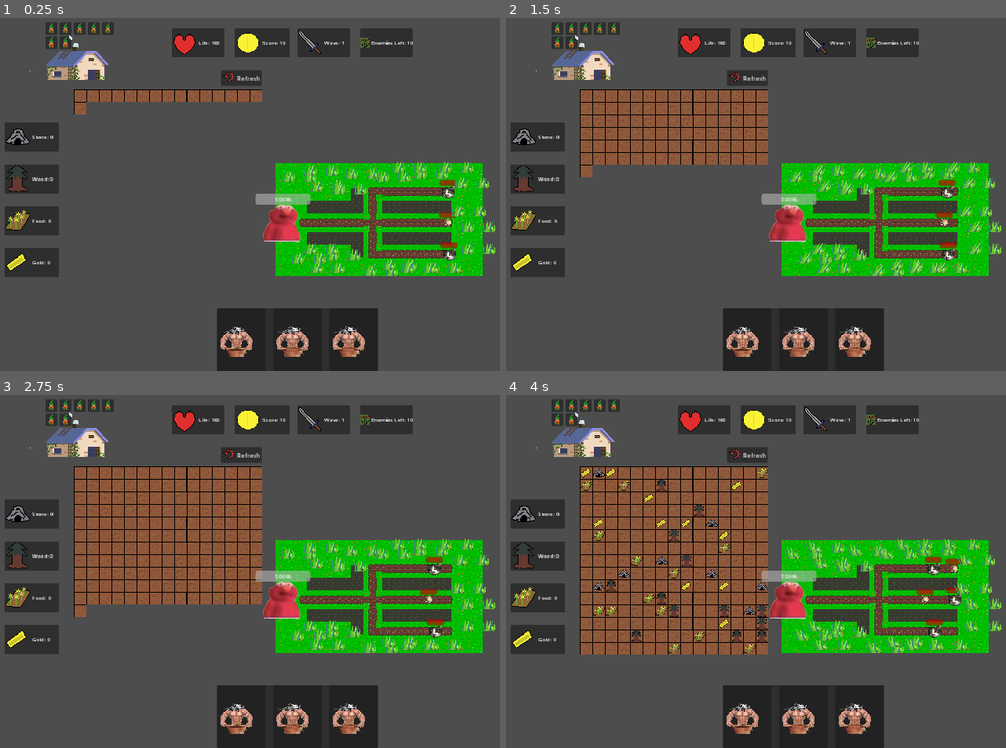
Above: before the commit, frames 1-4 (two rows, left to right).
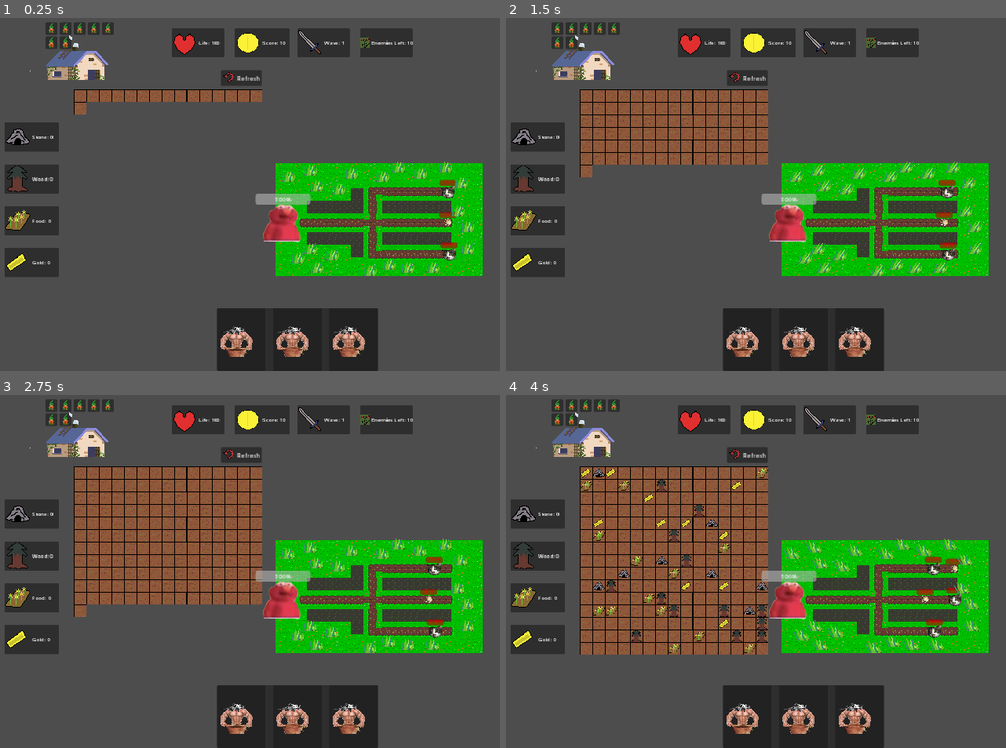
Above: after the commit, the same moments.

Repository: ConstantinBalan/2D_TowerDefense
Game: Godot game, scene res://Scenes/Levels/PlayableLevels/level1.tscn
Two runs of this game, one before a commit and one after it. Both use one fixed random seed, a clock stepped at 60 frames per second and the inputs below. This scene is started directly instead of the project's main scene.
Inputs (mouse positions are in pixels of both pictures, inside the frame that each line leads up to):
- Up to frame 1 (0.25 s): no input
- Up to frame 2 (1.5 s): tap Enter (ui_accept) at 0.5, 0.77 s; move the mouse to (941, 176) at 0.52 s; hold D (MoveRight) 0.53-1.25 s; click (941, 176) at 0.67 s; drag from (676, 212) to (771, 265) at 1.27 s
- Up to frame 3 (2.75 s): move the mouse to (360, 493) at 2.02 s; hold D (MoveRight) from 2.03 s (still down)
- Up to frame 4 (4 s): release D (MoveRight) at 2.75 s; drag from (771, 642) to (616, 518) at 2.77 s; move the mouse to (991, 624) at 3.52 s; hold A (MoveLeft) from 3.53 s (still down); tap Enter (ui_accept) at 3.77 s

The runs differ from the first frame. In frame 1, 0.9% of the frame differs, in the area x 60-100%, y 40-74%; in frame 2, 0.9%; in frame 3, 0.9%; in frame 4, 0.9%.

Commit message:
Added particle effect to gathering

Diff:
--- a/Scenes/gatherer.tscn
+++ b/Scenes/gatherer.tscn
@@ -1,8 +1,31 @@
-[gd_scene load_steps=10 format=3 uid="uid://8su8tjstnt2i"]
+[gd_scene load_steps=15 format=3 uid="uid://8su8tjstnt2i"]
 
 [ext_resource type="Script" path="res://Scripts/ResourceGenScripts/gatherer.gd" id="1_f8sym"]
 [ext_resource type="Texture2D" uid="uid://dlladw1ket5ld" path="res://Assets/gnome.png" id="1_hxfeq"]
+[ext_resource type="Texture2D" uid="uid://dnb810ngj6qk4" path="res://Assets/particles.png" id="3_3k4qj"]
 [ext_resource type="Texture2D" uid="uid://gx3vpcn0p7d6" path="res://Assets/Resourcetilemap.png" id="3_5p60r"]
+
+[sub_resource type="Curve" id="Curve_v1m7a"]
+_data = [Vector2(0.163235, 0.446123), 0.0, 0.0, 0, 0, Vector2(0.607353, 0.84704), 0.0, 0.0, 0, 0]
+point_count = 2
+
+[sub_resource type="CurveXYZTexture" id="CurveXYZTexture_v30s2"]
+curve_x = SubResource("Curve_v1m7a")
+
+[sub_resource type="ParticleProcessMaterial" id="ParticleProcessMaterial_jqvls"]
+lifetime_randomness = 0.5
+particle_flag_align_y = true
+particle_flag_disable_z = true
+directional_velocity_min = -20.0
+directional_velocity_max = 20.0
+directional_velocity_curve = SubResource("CurveXYZTexture_v30s2")
+radial_velocity_min = 20.0
+radial_velocity_max = 80.0
+gravity = Vector3(0, 15, 0)
+
+[sub_resource type="AtlasTexture" id="AtlasTexture_xjg0q"]
+atlas = ExtResource("3_3k4qj")
+region = Rect2(0, 0, 32, 32)
 
 [sub_resource type="CapsuleShape2D" id="CapsuleShape2D_6nft6"]
 radius = 8.0
@@ -96,6 +119,12 @@
 motion_mode = 1
 script = ExtResource("1_f8sym")
 
+[node name="GoldParticles" type="GPUParticles2D" parent="."]
+unique_name_in_owner = true
+amount = 12
+process_material = SubResource("ParticleProcessMaterial_jqvls")
+texture = SubResource("AtlasTexture_xjg0q")
+
 [node name="CollisionShape2D" type="CollisionShape2D" parent="."]
 visible = false
 position = Vector2(-1, 0)
--- /dev/null
+++ b/Scenes/gold_particles_2d.tscn
@@ -0,0 +1,25 @@
+[gd_scene load_steps=4 format=3 uid="uid://r1m3eejkd228"]
+
+[ext_resource type="Texture2D" uid="uid://dnb810ngj6qk4" path="res://Assets/particles.png" id="1_648lw"]
+
+[sub_resource type="ParticleProcessMaterial" id="ParticleProcessMaterial_wx526"]
+particle_flag_disable_z = true
+direction = Vector3(1.91, 1.01, 0)
+spread = 71.121
+flatness = 0.066
+radial_velocity_min = 25.0
+radial_velocity_max = 200.0
+gravity = Vector3(0, 98, 0)
+turbulence_enabled = true
+turbulence_noise_speed_random = 4.0
+turbulence_initial_displacement_min = 15.3
+turbulence_initial_displacement_max = 15.3
+
+[sub_resource type="AtlasTexture" id="AtlasTexture_3kx16"]
+atlas = ExtResource("1_648lw")
+region = Rect2(0, 0, 32, 32)
+
+[node name="GoldParticles2D" type="GPUParticles2D"]
+amount = 16
+process_material = SubResource("ParticleProcessMaterial_wx526")
+texture = SubResource("AtlasTexture_3kx16")
--- a/Scenes/grass.tscn
+++ b/Scenes/grass.tscn
@@ -17,6 +17,7 @@
 texture = ExtResource("2_1u5v3")
 
 [node name="Sprite2D2" type="Sprite2D" parent="."]
+visible = false
 material = SubResource("ShaderMaterial_6s78y")
 position = Vector2(56, 0)
 texture = ExtResource("2_1u5v3")
--- a/Scripts/ResourceGenScripts/gatherer.gd
+++ b/Scripts/ResourceGenScripts/gatherer.gd
@@ -16,11 +16,13 @@
 
 @onready var resource_sprite_map = preload("res://Assets/Resourcetilemap.png")
 var resource_generator: Node2D
+@onready var gold_particles = %GoldParticles
 
 func _ready():
 	carried_resource_icon.visible = false
 	gather_progress.visible = false
 	visible = false
+	gold_particles.visible = false
 	resource_generator = get_tree().get_first_node_in_group("resource_generator")
 	if not resource_generator:
 		push_error("ResourceGenerator not found!")
@@ -81,8 +83,11 @@
 func gather(delta):
 	gathering_progress += gathering_speed * delta
 	gather_progress.value = gathering_progress
+	gold_particles.visible = true
 	if gathering_progress >= 100:
+		gold_particles.visible = false
 		collect_resource()
+
 
 func collect_resource():
 	var current_coords = resource_generator.tile_map.get_cell_atlas_coords(1, target_cell)
Binary file added: Assets/particles.png
Not shown, added: Assets/particles.png.import
